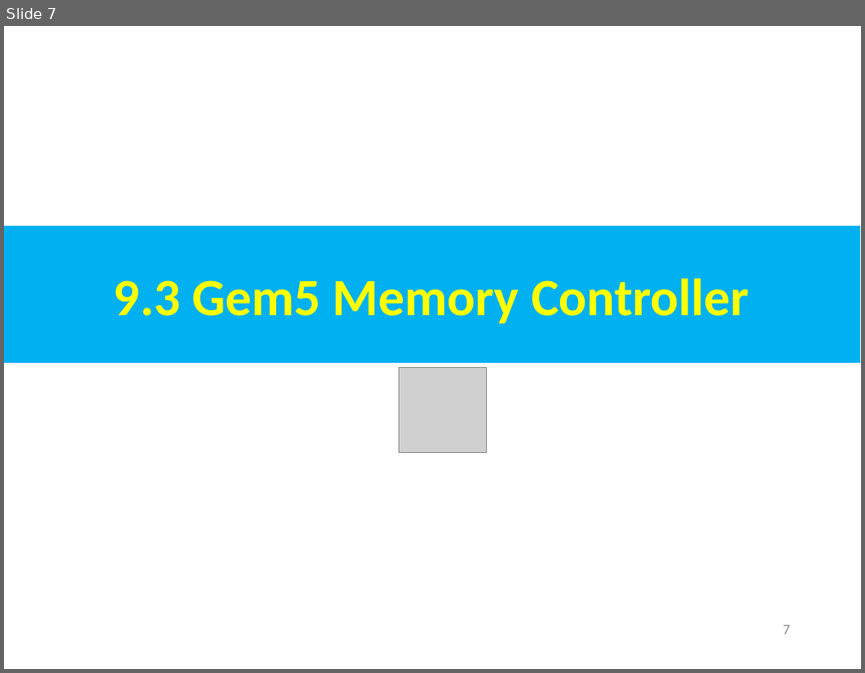
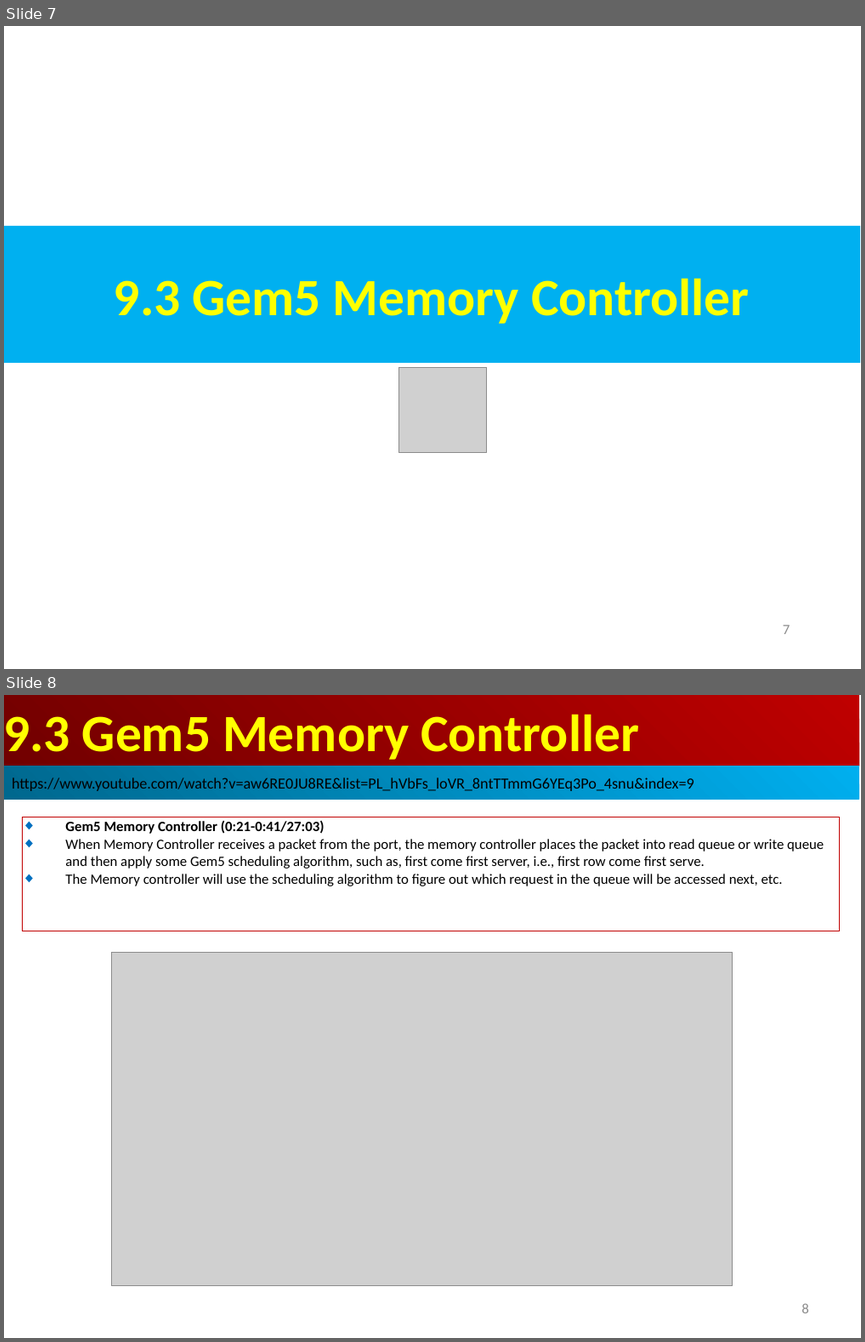
Before and after one commit to peterhchen/AIU_CS850_Gem5_McPAT, a slide deck: 050_Gem5/009.MemMod/000_Video/009.MemMod.ppt. Shown one above the other, each under a label of ours: slide 7 before the commit, slides 7 and 8 after it. The pictures are 865x673 and 865x1342 pixels, drawn with LibreOffice and Linux fonts; fonts in the diff are those of the drawing; grey boxes stand for pictures. Boxes give left, top, right and bottom in pixels: in the first picture for what was removed or moved away, otherwise in the second. Text is boxed around its words. In the diff, an @@ line names an element or a change of style, - is before the commit and + after.

```diff
--- a/050_Gem5/009.MemMod/000_Video/009.MemMod.ppt
+++ b/050_Gem5/009.MemMod/000_Video/009.MemMod.ppt
@@ slide 8 added at [4, 695, 861, 1338], background #FFFFFF @@
@@ rectangle added at [4, 695, 859, 766], fill gradient #BF0000 to #710000, 44 pt, text #FFFF00, bold @@
+9.3 Gem5 Memory Controller
@@ rectangle added at [4, 766, 859, 800], fill gradient #00AFEF to #00688E, 13 pt, text #000000 @@
+https://www.youtube.com/watch?v=aw6RE0JU8RE&list=PL_hVbFs_loVR_8ntTTmmG6YEq3Po_4snu&index=9
@@ rectangle added at [22, 817, 840, 930], outline #C00000 0.74 pt, 12 pt, text #000000 @@
+◆ Gem5 Memory Controller (0:21-0:41/27:03)
+◆ When Memory Controller receives a packet from the port, the memory controller places the packet into read queue or write queue and then apply some Gem5 scheduling algorithm, such as, first come first server, i.e., first row come first serve.
+◆ The Memory controller will use the scheduling algorithm to figure out which request in the queue will be accessed next, etc.
@@ picture added at [112, 952, 732, 1286] @@
@@ page number added at [801, 1303, 808, 1313], 12 pt, text #8B8B8B @@
+8
```
Also in this commit, not shown: 1 slide changed, 5 other slides added.
